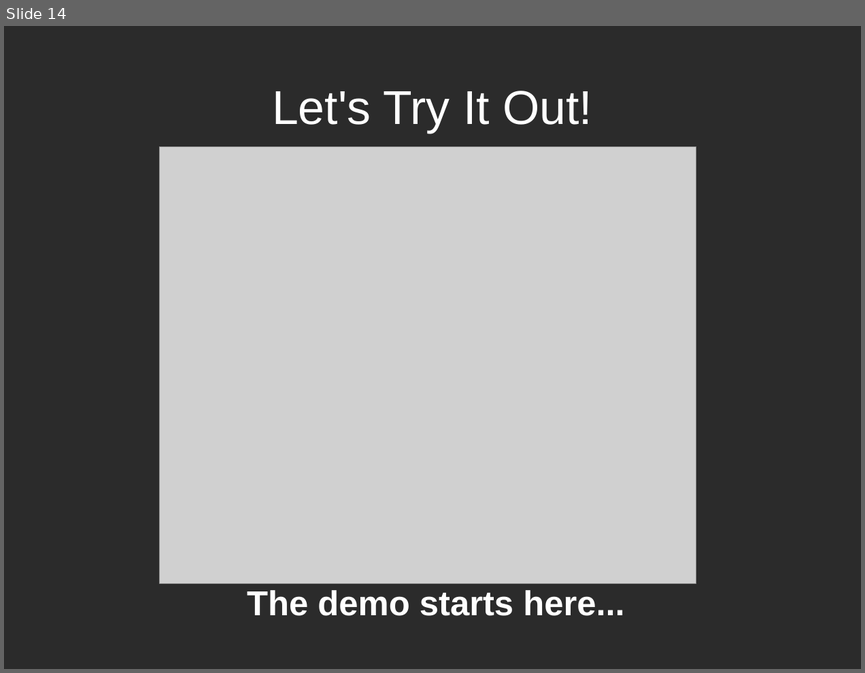
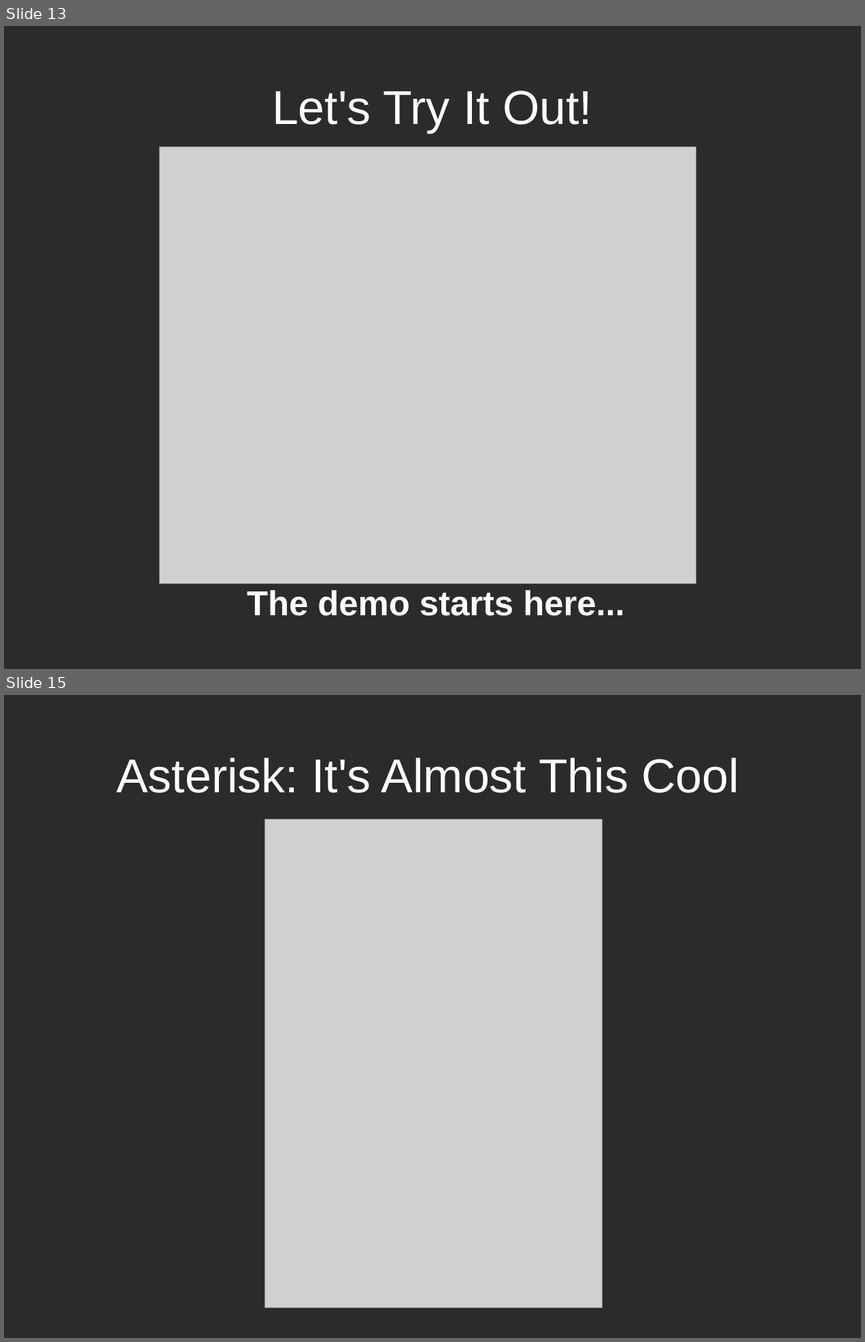
Before and after one commit to jpmcneely/Asterisk, a slide deck: LUG-Demo/Asterisk-Slides.odp. Shown one above the other, each under a label of ours: slide 14 before the commit, slides 13 and 15 after it; the slides between them are not shown. The pictures are 865x673 and 865x1342 pixels, drawn with LibreOffice and Linux fonts; fonts in the diff are those of the drawing; grey boxes stand for pictures; background and template pictures are left out; a plain dark background stands for a picture behind light text. Boxes give left, top, right and bottom in pixels: in the first picture for what was removed or moved away, otherwise in the second. Text is boxed around its words. In the diff, an @@ line names an element or a change of style, - is before the commit and + after.

```diff
--- a/LUG-Demo/Asterisk-Slides.odp
+++ b/LUG-Demo/Asterisk-Slides.odp
@@ slide 15 added at <box>4,695,861,1338</box>, background picture (left out) @@
@@ title added at <box>116,758,739,793</box>, 44 pt, text #FFFFFF @@
+Asterisk: It's Almost This Cool
@@ picture added at <box>264,819,602,1308</box> @@
@@ what was slide 14 is now slide 13 @@
```
Also in this commit, not shown: 1 other slide added, 3 slides removed.
